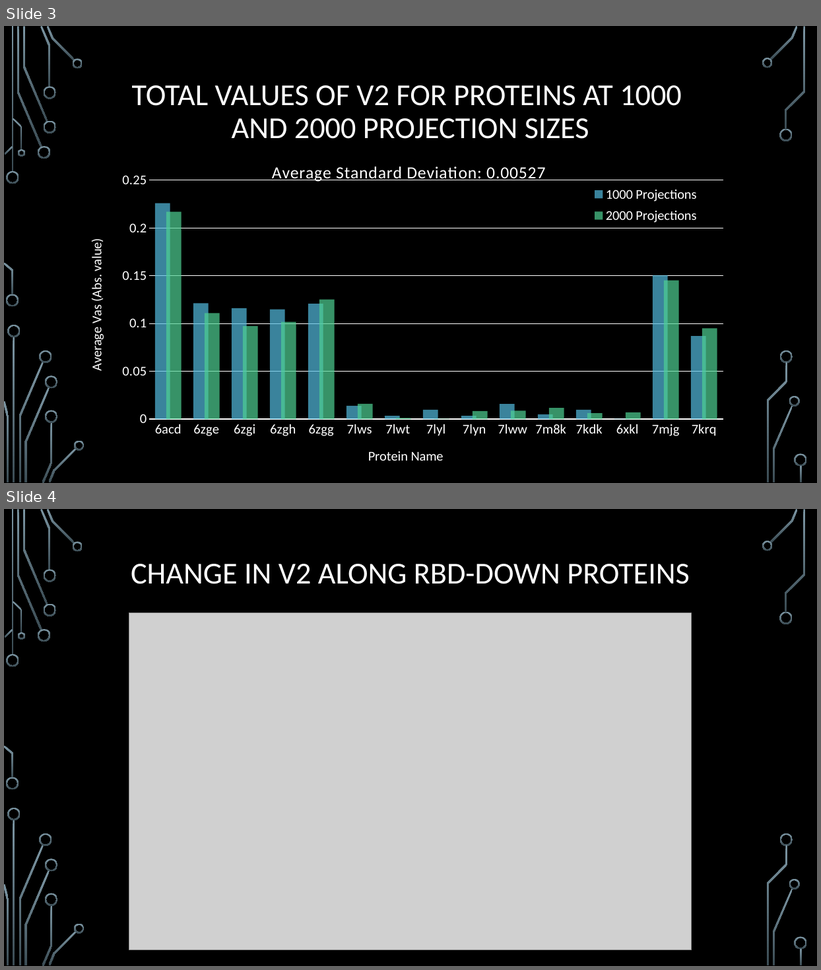
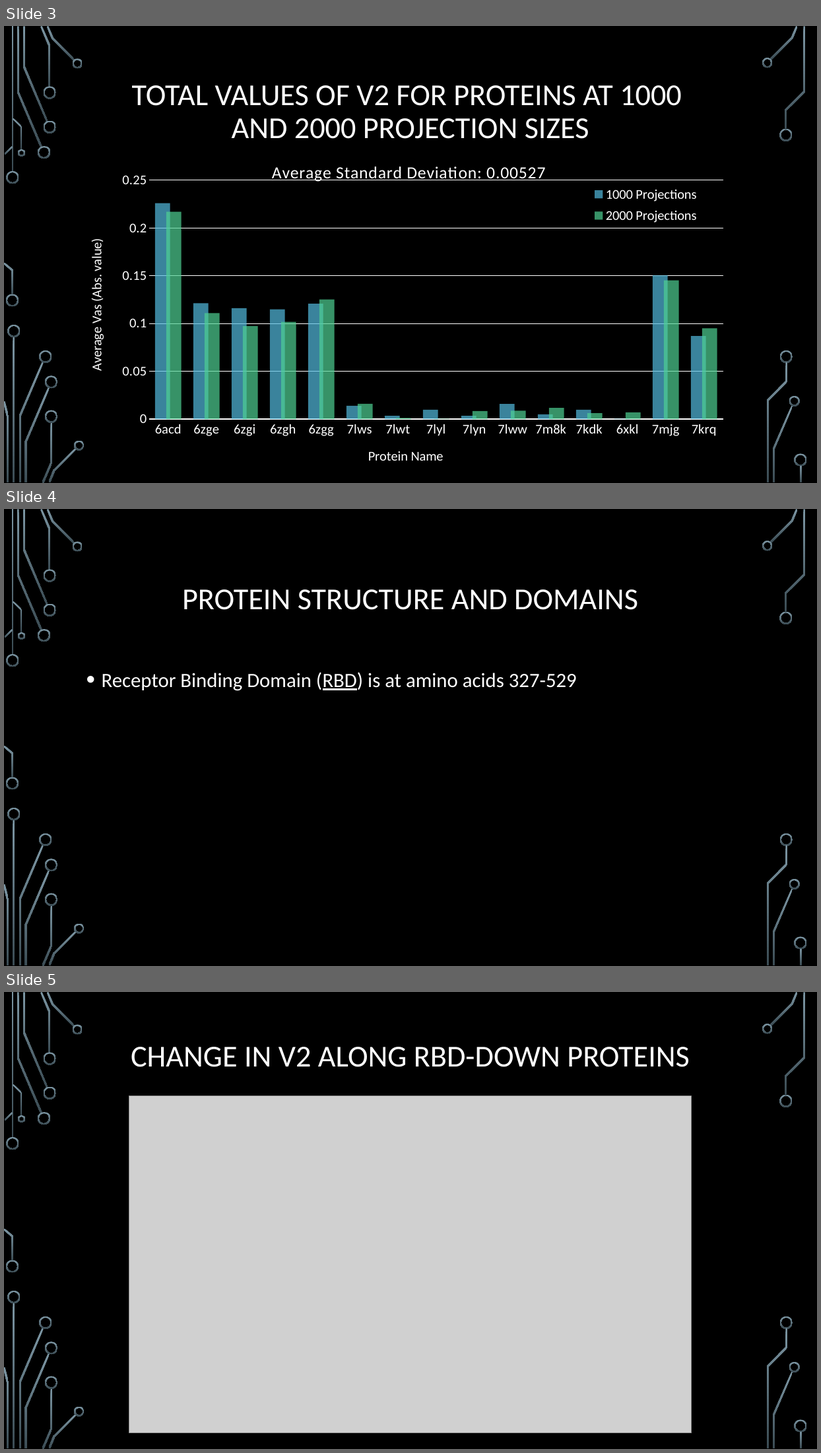
Before and after one commit to MiddlebrookJF/iCompBio-Summer2021, a slide deck: Vas-Data/FinalPresentation.pptx. Shown one above the other, each under a label of ours: slides 3 and 4 before the commit, slides 3, 4 and 5 after it. The pictures are 821x970 and 821x1453 pixels, drawn with LibreOffice and Linux fonts; fonts in the diff are those of the drawing; grey boxes stand for pictures; background and template pictures are left out. Boxes give left, top, right and bottom in pixels: in the first picture for what was removed or moved away, otherwise in the second. Text is boxed around its words. In the diff, an @@ line names an element or a change of style, - is before the commit and + after.

```diff
--- a/Vas-Data/FinalPresentation.pptx
+++ b/Vas-Data/FinalPresentation.pptx
@@ slide 4 added at [4, 509, 817, 966], background picture (left out); not listed: 36 template elements that a slide beside it also shows @@
@@ title added at [182, 590, 638, 610], 36 pt, text #FFFFFF @@
+PROTEIN STRUCTURE AND DOMAINS
@@ text added at [102, 672, 577, 691], 24 pt, text #FFFFFF @@
+• Receptor Binding Domain (RBD) is at amino acids 327-529
@@ what was slide 4 is now slide 5 @@
```
Also in this commit, not shown: 1 slide changed, 13 other files.
